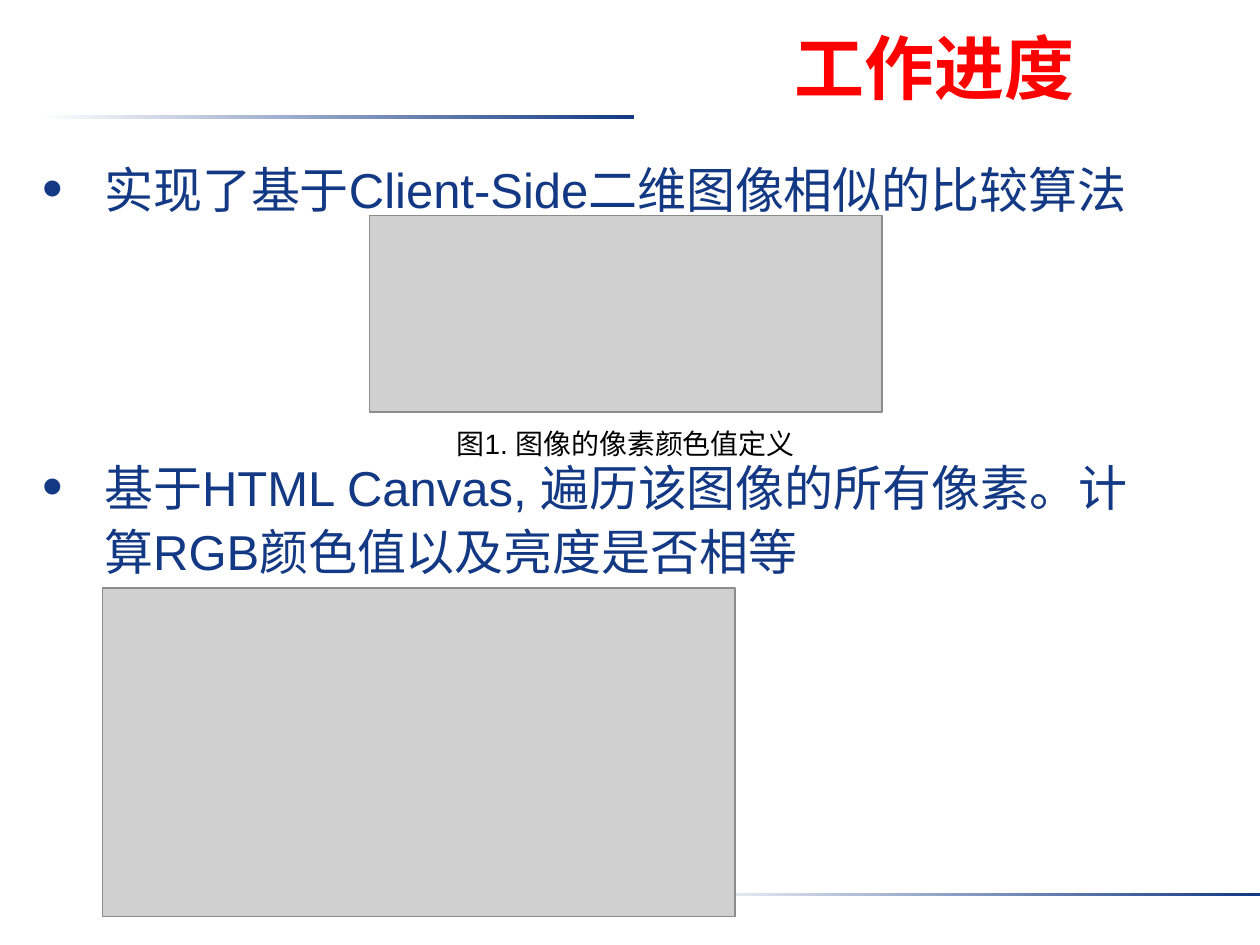
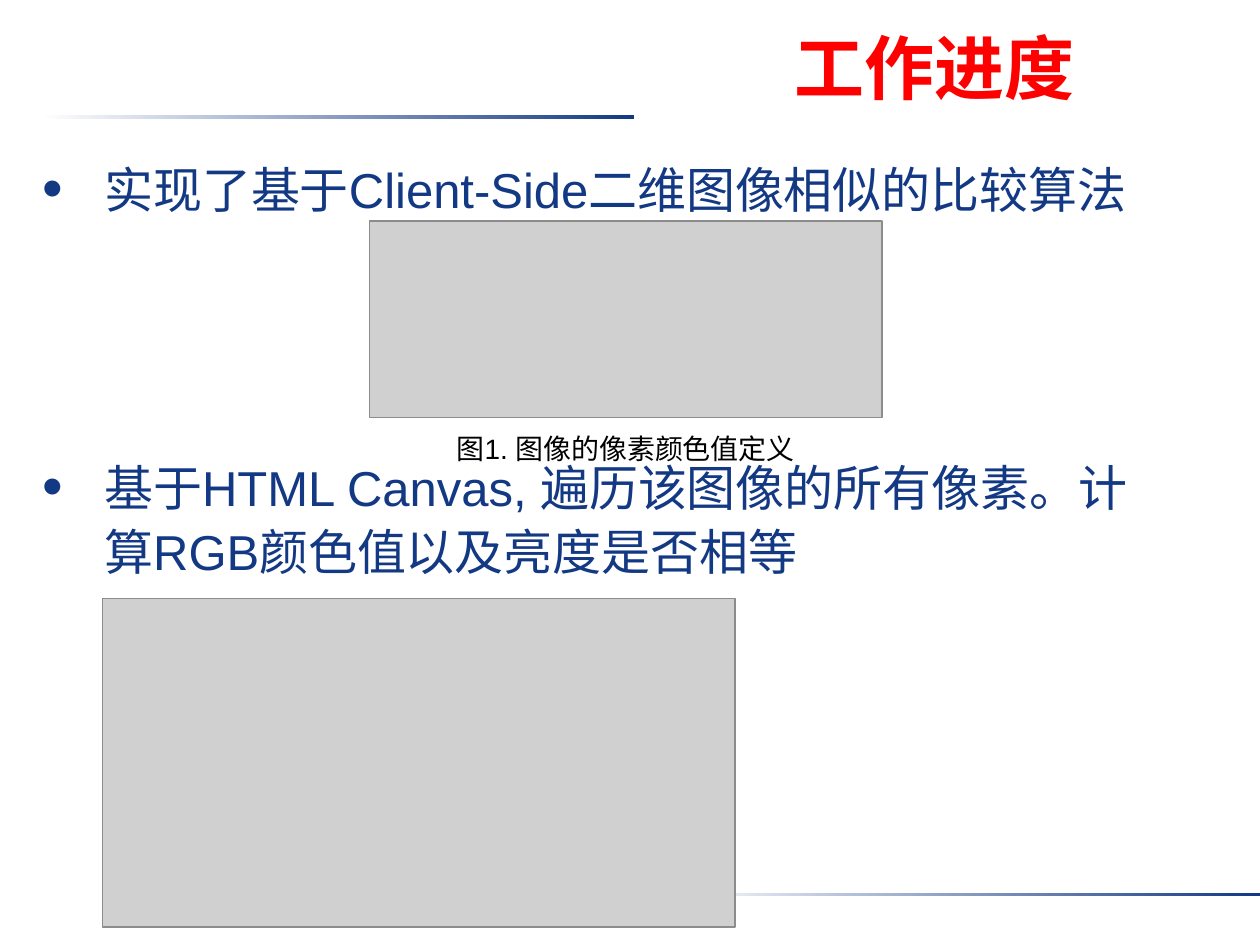
Before and after one commit to donhatquang/semantic, a slide deck: slide 6 of doc/大论文/中期答辩.pptx. Drawn at 1260x945 pixels with LibreOffice and Linux fonts; fonts in the diff are those of the drawing; grey boxes stand for pictures; background and template pictures are left out. Boxes give left, top, right and bottom in pixels: in the first picture for what was removed or moved away, otherwise in the second. Text is boxed around its words. In the diff, an @@ line names an element or a change of style, - is before the commit and + after.

```diff
--- a/doc/大论文/中期答辩.pptx
+++ b/doc/大论文/中期答辩.pptx
@@ picture: place and size @@
-picture at [369,215,882,412]
+picture at [369,220,882,417]
@@ text "图1. 图像的像素颜色值定义" rewrapped from [457,430,795,457] to [457,435,795,468] @@
@@ picture: place and size @@
-picture at [102,588,735,917]
+picture at [102,598,735,927]
```
Also in this commit, not shown: 9 other slides changed, 1 slide added, 1 other file.
